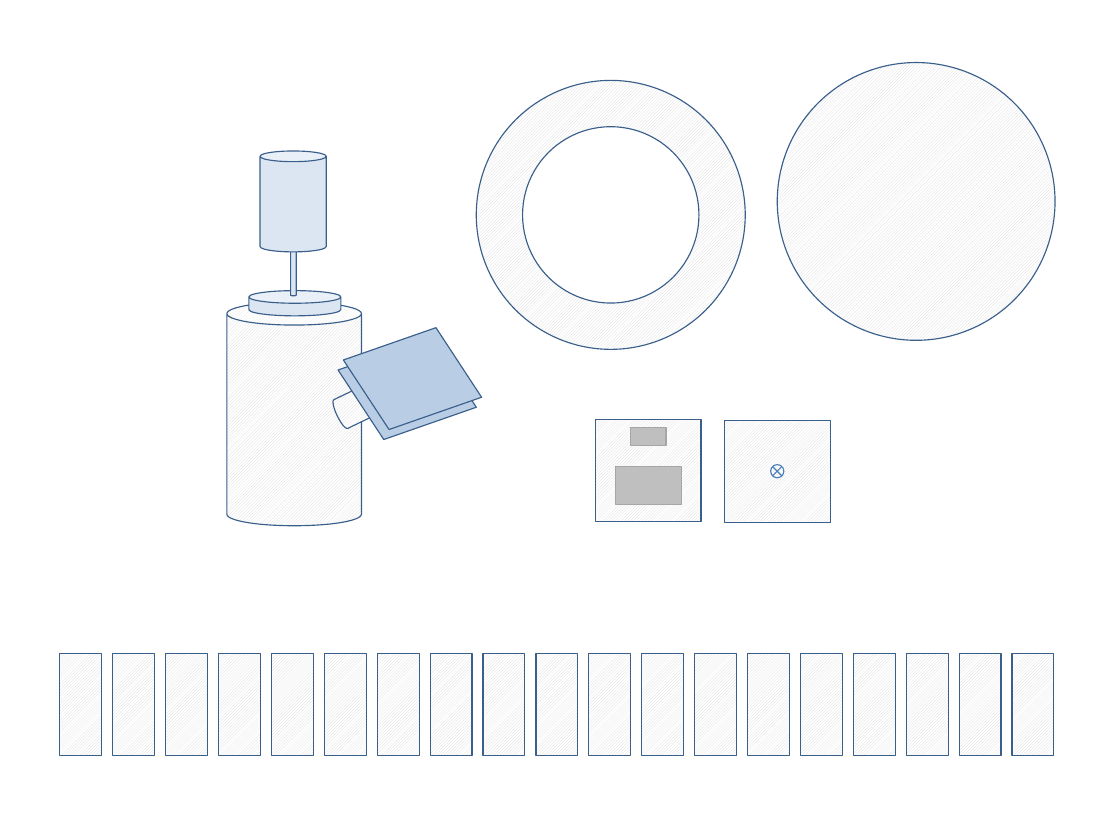
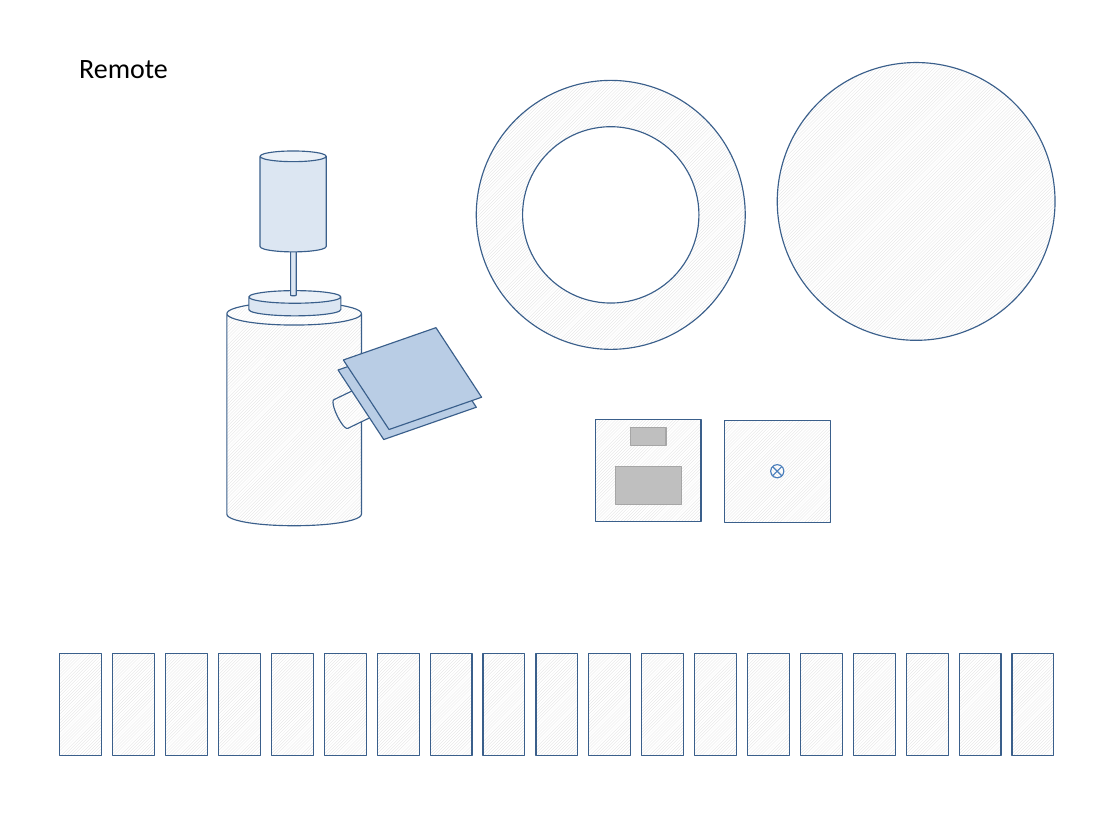
Before and after one commit to jochenalt/Paul, a slide deck: slide 27 of Mechanics/Construction.pptx. Drawn at 1120x840 pixels with LibreOffice and Linux fonts; fonts in the diff are those of the drawing. Boxes give left, top, right and bottom in pixels: in the first picture for what was removed or moved away, otherwise in the second. Text is boxed around its words. In the diff, an @@ line names an element or a change of style, - is before the commit and + after.

```diff
--- a/Mechanics/Construction.pptx
+++ b/Mechanics/Construction.pptx
@@ text added at box(79, 60, 168, 79), 18 pt, text #000000 @@
+Remote
```
Also in this commit, not shown: 1 other slide changed.
